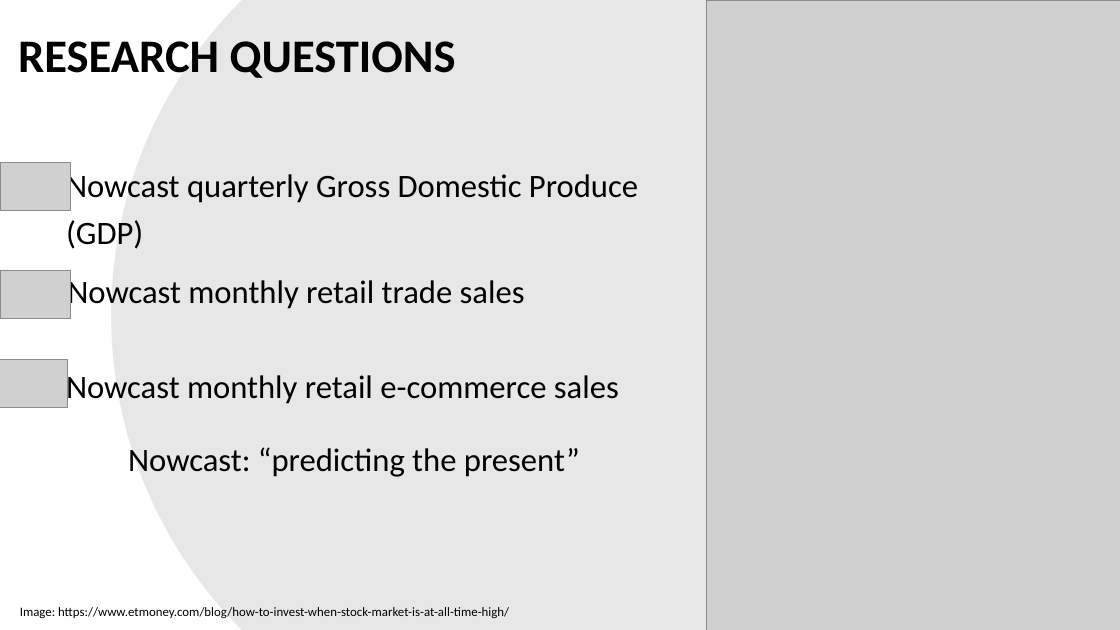
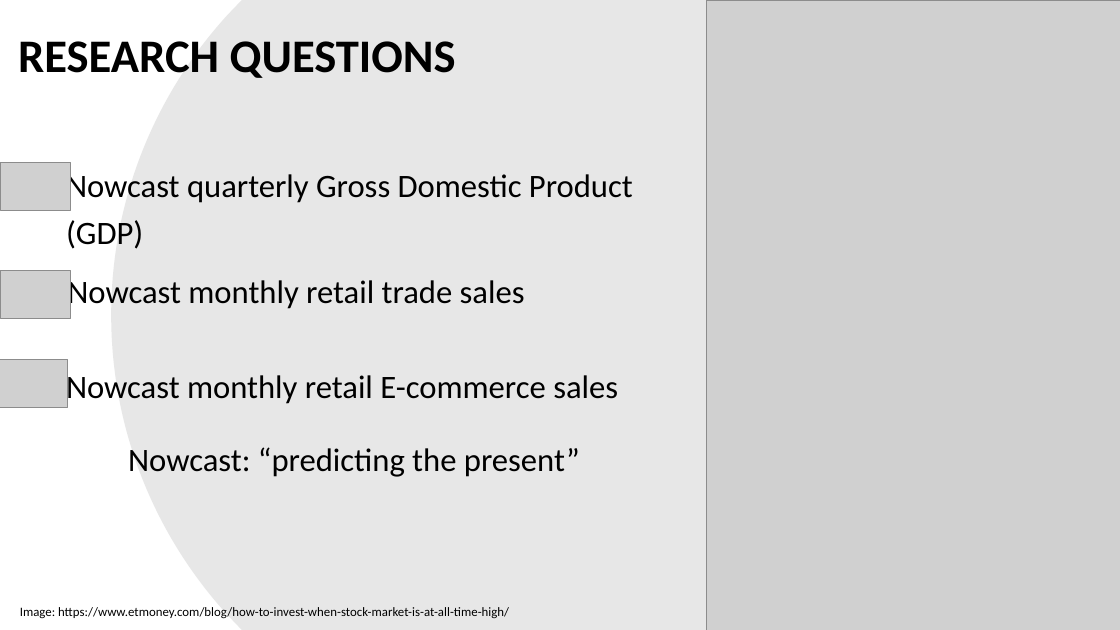
Before and after one commit to ubco-mds-2021-labs/capstone-project-googletrends_capstone, a slide deck: slide 11 of admin/weekly-updates/week5/capstone-midterm-final.pptx. Drawn at 1120x630 pixels with LibreOffice and Linux fonts; fonts in the diff are those of the drawing; grey boxes stand for pictures. Boxes give left, top, right and bottom in pixels: in the first picture for what was removed or moved away, otherwise in the second. Text is boxed around its words. In the diff, an @@ line names an element or a change of style, - is before the commit and + after.

```diff
--- a/admin/weekly-updates/week5/capstone-midterm-final.pptx
+++ b/admin/weekly-updates/week5/capstone-midterm-final.pptx
@@ text at (66, 170, 633, 249): text changed @@
-Nowcast quarterly Gross Domestic Produce (GDP)
+Nowcast quarterly Gross Domestic Product (GDP)
@@ text at (66, 371, 618, 406): text changed @@
-Nowcast monthly retail e-commerce sales
+Nowcast monthly retail E-commerce sales
```
Also in this commit, not shown: 5 other slides changed, 2 other files.
